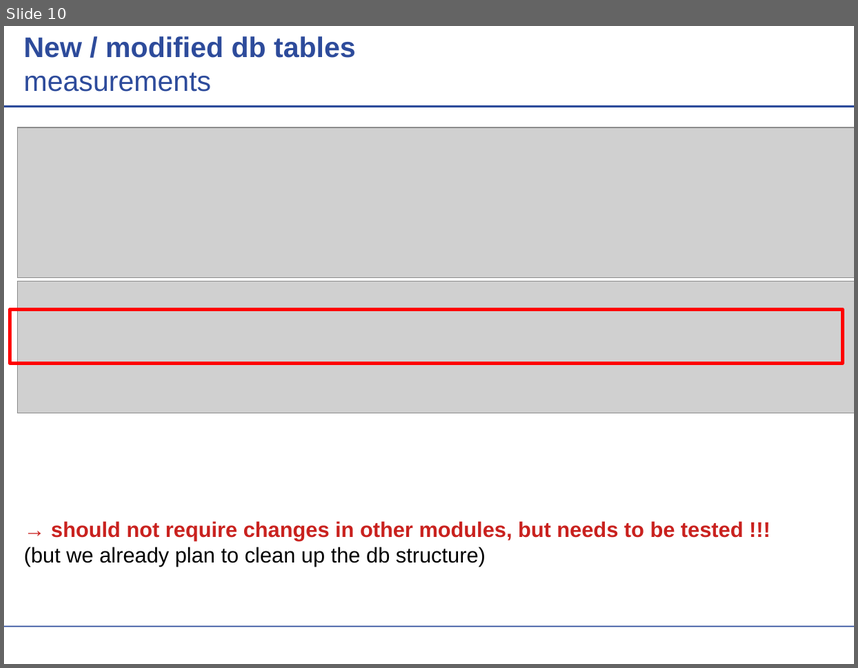
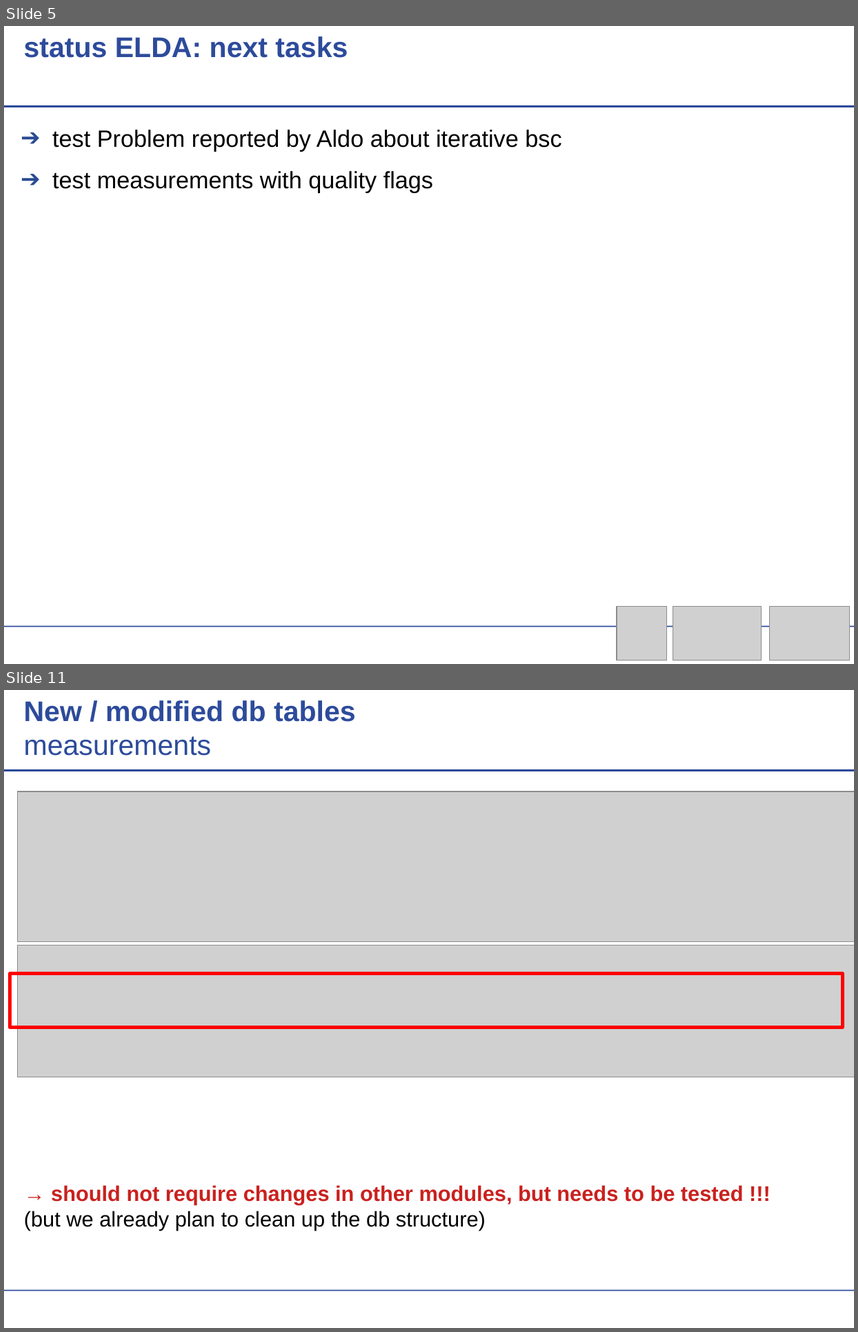
Before and after one commit to actris-scc/ELDAmwl, a slide deck: ELDAmwl.odp. Shown one above the other, each under a label of ours: slide 10 before the commit, slides 5 and 11 after it; the slides between them are not shown. The pictures are 858x668 and 858x1332 pixels, drawn with LibreOffice and Linux fonts; fonts in the diff are those of the drawing; grey boxes stand for pictures; background and template pictures are left out. Boxes give left, top, right and bottom in pixels: in the first picture for what was removed or moved away, otherwise in the second. Text is boxed around its words. In the diff, an @@ line names an element or a change of style, - is before the commit and + after.

Commit message:
new version of ELDAmwl status presentaion

```diff
--- a/ELDAmwl.odp
+++ b/ELDAmwl.odp
@@ slide 5 added at <box>4,26,854,664</box>, background #FFFFFF; not listed: 2 template elements that a slide beside it also shows @@
@@ text added at <box>24,36,348,58</box>, 24 pt, text #2D4B9B, bold @@
+status ELDA: next tasks
@@ text added at <box>52,129,562,193</box>, 20 pt, text #000000 @@
+➔ test Problem reported by Aldo about iterative bsc
+➔ test measurements with quality flags
@@ picture added at <box>617,606,667,659</box> @@
@@ picture added at <box>673,606,762,659</box> @@
@@ picture added at <box>770,606,850,659</box> @@
@@ what was slide 10 is now slide 11 @@
```
Also in this commit, not shown: 18 slides changed, 2 other slides added, 1 slide removed, 1 other file.
